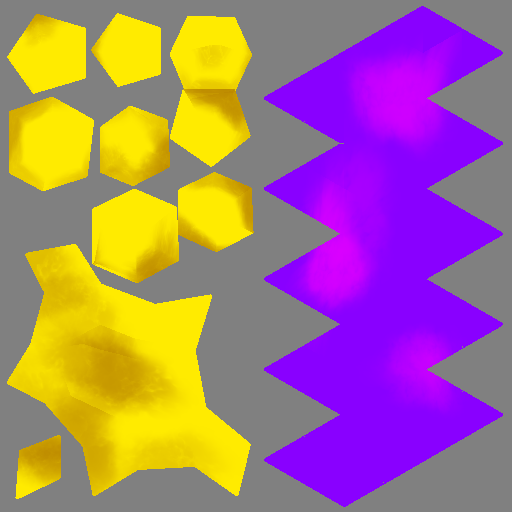
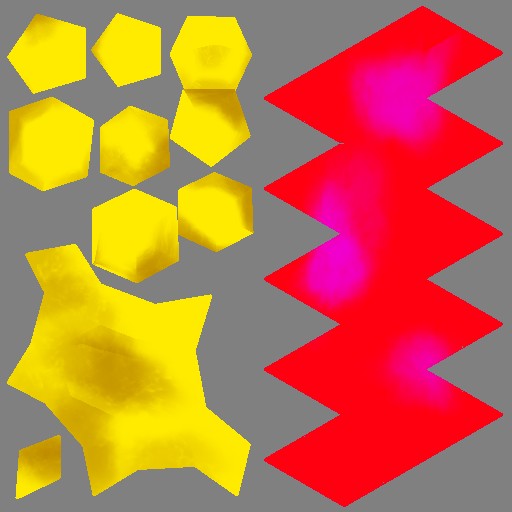
Comparing the layer stacks of the two 512 × 512 images. Changes:
painted on "Details.png" over (264, 6, 503, 507)
painted on "BaseColor" over (264, 6, 503, 507)
